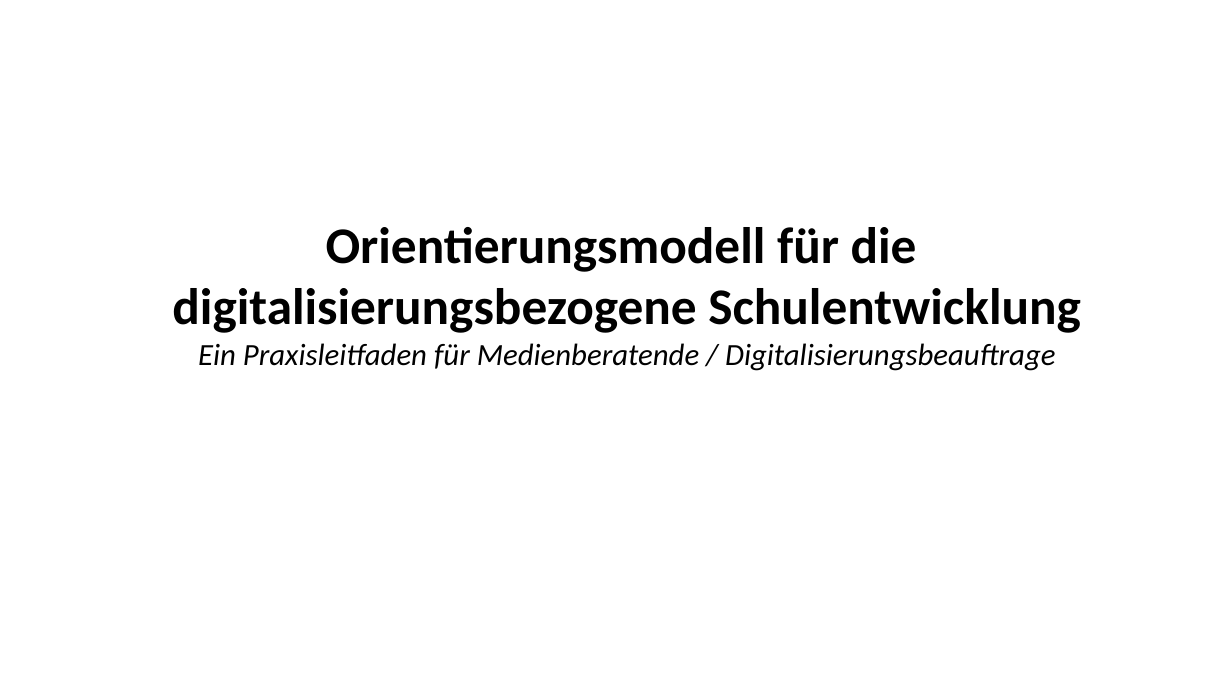
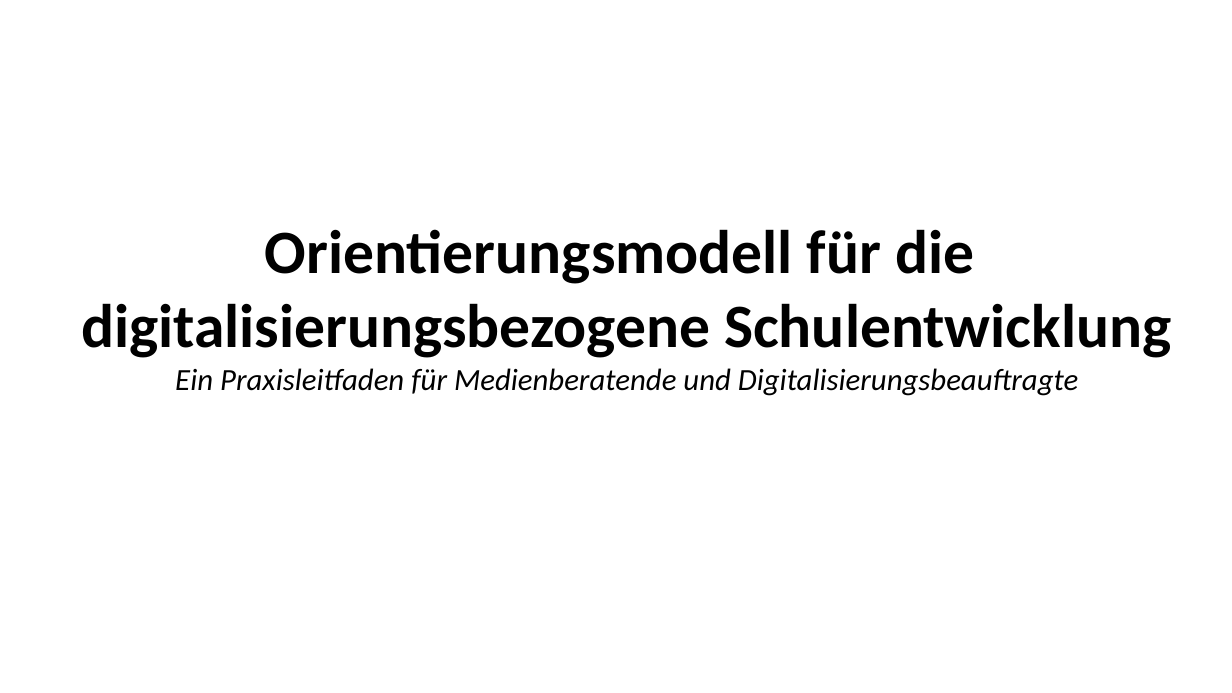
Before and after one commit to chrheckl-ai/orientierungsmodell-schulentwicklung, a slide deck: slide 1 of Orientierungsmodell_Praesentation.pptx. Drawn at 1232x693 pixels with LibreOffice and Linux fonts; fonts in the diff are those of the drawing; background and template pictures are left out. Boxes give left, top, right and bottom in pixels: in the first picture for what was removed or moved away, otherwise in the second. Text is boxed around its words. In the diff, an @@ line names an element or a change of style, - is before the commit and + after.

```diff
--- a/Orientierungsmodell_Praesentation.pptx
+++ b/Orientierungsmodell_Praesentation.pptx
@@ text at box(81, 229, 1171, 358): size 40 to 48 pt in "Orientierungsmodell für die digitalisierungsbezogene Schulen ..." @@
@@ text at box(175, 368, 1078, 396): text changed @@
-Ein Praxisleitfaden für Medienberatende / Digitalisierungsbeauftrage
+Ein Praxisleitfaden für Medienberatende und Digitalisierungsbeauftragte
```
Also in this commit, not shown: 5 other slides changed, 8 slides added, 9 slides removed, 1 other file.
